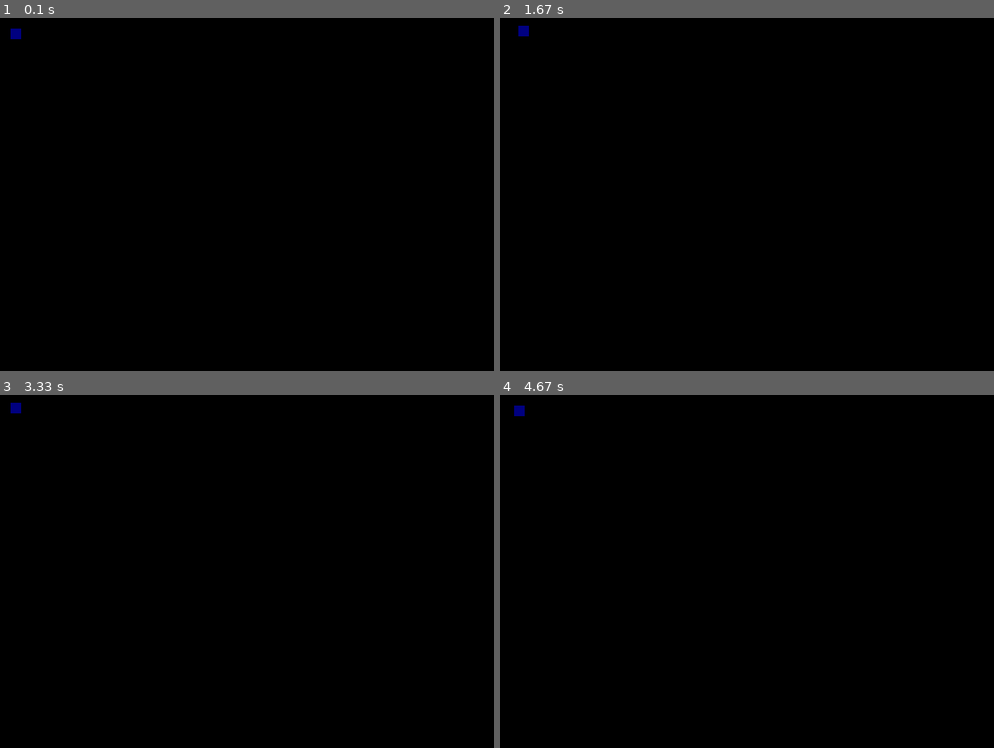
Above: before the commit, frames 1-4 (two rows, left to right).
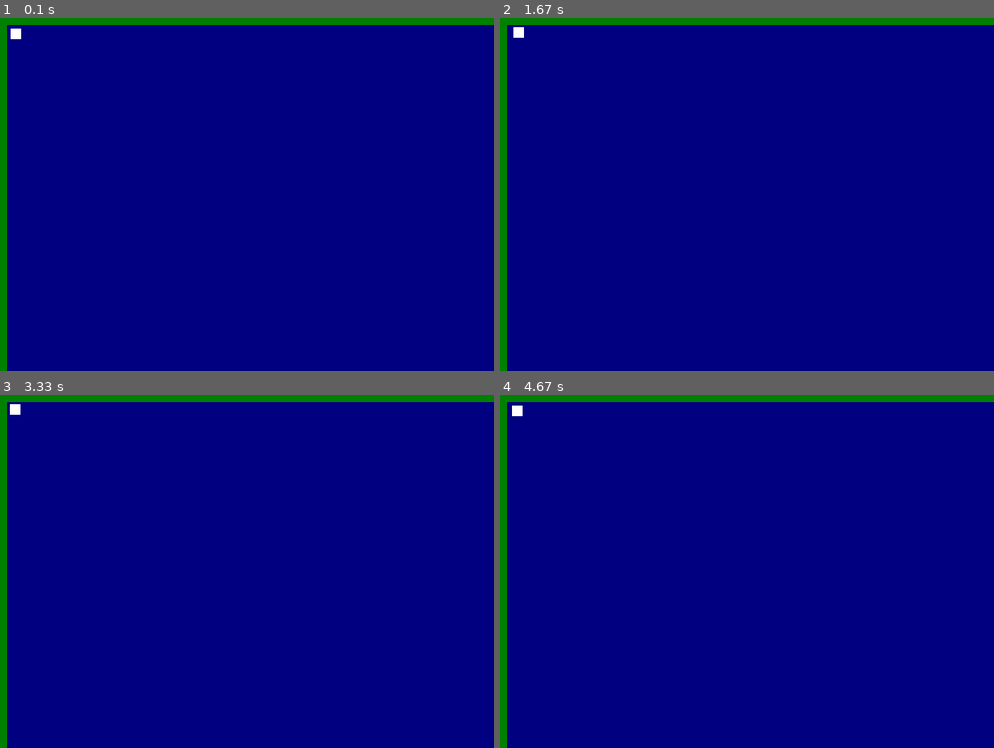
Above: after the commit, the same moments.

Repository: UCHMS19-20/final-project-maze-game
Game: pygame game, started from real-project.py
Same seed, same stepped clock (60 frames per second), same inputs: the game is played once before the commit and once after it.
Inputs:
- Up to frame 1 (0.1 s): no input
- Up to frame 2 (1.67 s): hold Right 0.33-0.8 s; hold Up 0.83-1.13 s; hold Right 1.17-1.63 s
- Up to frame 3 (3.33 s): hold Left 1.67-2.2 s; hold Down 2.23-2.53 s; hold Left 2.57-2.97 s; hold Up from 3 s (still down)
- Up to frame 4 (4.67 s): release Up at 3.37 s; hold Right 3.4-4.03 s; hold Down 4.07-4.43 s; hold Left from 4.47 s (still down)

The runs differ from the first frame. In frame 1, 100% of the frame differs, in the area x 0-100%, y 0-100%; in frame 2, 100%; in frame 3, 100%; in frame 4, 100%.

Commit message:
began to experiment with track

Diff:
--- a/real-project.py
+++ b/real-project.py
@@ -9,38 +9,9 @@
 # - possibly add a timed gamemode
 # - more to come from plan
 
+# background and outline with paint
+
 # --------------------------------------------------------------------------------------------
-
-# import sys
-# import pygame
-
-# # Initialize pygame so it runs in the background and manages things
-# pygame.init()
-
-# # Create a display. Size must be a tuple, which is why it's in parentheses
-# screen = pygame.display.set_mode( (700, 500) )
-
-# black = pygame.Color(0,0,0)
-# white = pygame.Color(255,255,255)
-# red = pygame.Color(255,0,0)
-# lime = pygame.Color(0,255,0)
-# blue = pygame.Color(0,0,255)
-# yellow = pygame.Color(255,255,0)
-# green = pygame.Color(0,128,0)
-# navy = pygame.Color(0,0,128)
-
-# # Main loop. Your game would go inside this loop
-# while True:
-#     # do something for each event in the event queue (list of things that happen)
-#     for event in pygame.event.get():
-#         # Check to see if the current event is a QUIT event
-#         if event.type == pygame.QUIT:
-#             # If so, exit the program
-#             sys.exit()
-
-
-# pygame.display.update()
-
 
 import sys
 import pygame
@@ -73,17 +44,19 @@
             # If so, exit the program
             sys.exit()
     pressed = pygame.key.get_pressed()
-    if pressed[pygame.K_UP]: y -= .2
-    if pressed[pygame.K_DOWN]: y += .2
-    if pressed[pygame.K_LEFT]: x -= .2
-    if pressed[pygame.K_RIGHT]: x += .2
+    if pressed[pygame.K_UP]: y -= .08
+    if pressed[pygame.K_DOWN]: y += .08
+    if pressed[pygame.K_LEFT]: x -= .08
+    if pressed[pygame.K_RIGHT]: x += .08
 
         #makes the display screen white
-    screen.fill(black)
+    screen.fill(navy)
 
         #draws the rectangle which the player can move
-    pygame.draw.rect(screen, navy, pygame.Rect(x, y, 15, 15))
+    pygame.draw.rect(screen, white, pygame.Rect(x, y, 15, 15))
     # if x < 0 or x > 700 or y<0 or y>500:
     #     sys.exit()
         #redraws the entire screen
+    pygame.draw.rect(screen, green, (0,0,10,500))
+    pygame.draw.rect(screen, green, (0,0,700,10))
     pygame.display.update()
